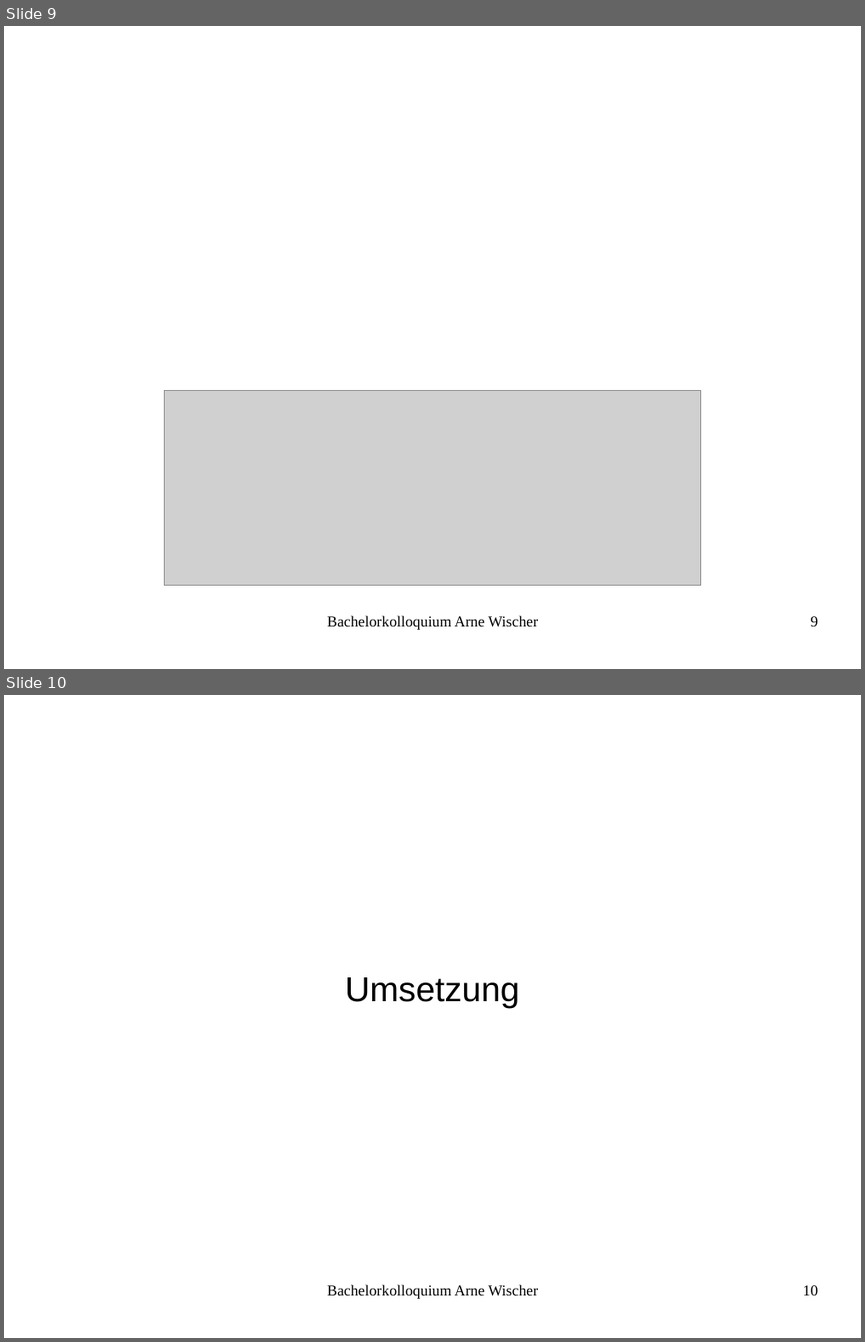
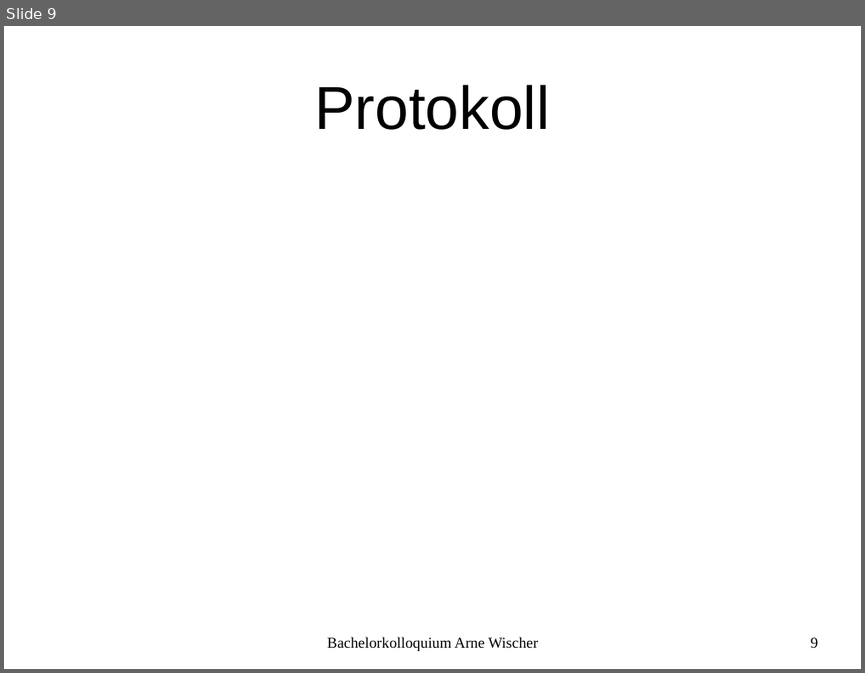
Before and after one commit to fettlaus/Kolloq, a slide deck: Kolloq.odp. Shown one above the other, each under a label of ours: slides 9 and 10 before the commit, slide 9 after it. The pictures are 865x1342 and 865x673 pixels, drawn with LibreOffice and Linux fonts; fonts in the diff are those of the drawing; grey boxes stand for pictures; background and template pictures are left out. Boxes give left, top, right and bottom in pixels: in the first picture for what was removed or moved away, otherwise in the second. Text is boxed around its words. In the diff, an @@ line names an element or a change of style, - is before the commit and + after.

```diff
--- a/Kolloq.odp
+++ b/Kolloq.odp
@@ slide 10 removed at box(4, 695, 861, 1338), background picture (left out) @@
@@ subtitle removed at box(345, 977, 519, 1008) @@
-Umsetzung
@@ text removed at box(327, 1284, 539, 1299) @@
-Bachelorkolloquium Arne Wischer
@@ page number removed at box(803, 1285, 818, 1295) @@
-10
@@ slide 9 changed as well @@
@@ title added at box(314, 85, 550, 130), 56.1 pt, text #000000 @@
+Protokoll
@@ picture removed at box(164, 390, 701, 585) @@
@@ text "Bachelorkolloquium Arne Wischer": place and size @@
-text "Bachelorkolloquium Arne Wischer" at box(327, 615, 539, 630)
+text "Bachelorkolloquium Arne Wischer" at box(327, 636, 539, 651)
@@ page number: place and size @@
-page number at box(811, 616, 818, 626)
+page number at box(811, 637, 818, 647)
```
Also in this commit, not shown: 11 other slides changed, 2 slides added, 1 other slide removed.
